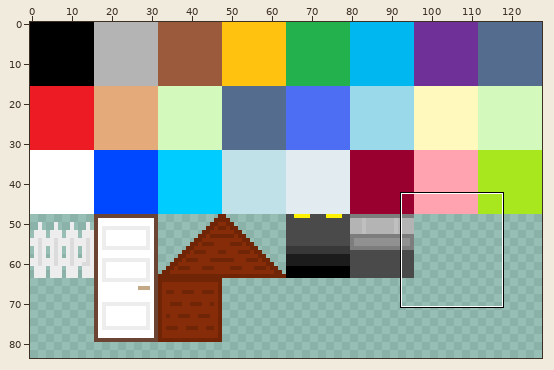
Sprite sheet, stored at global-colding/Backgrounds/color_blocks.png. The picture above shows the old version from afar; the outline marks the close-up.
Close-up. Before the commit:
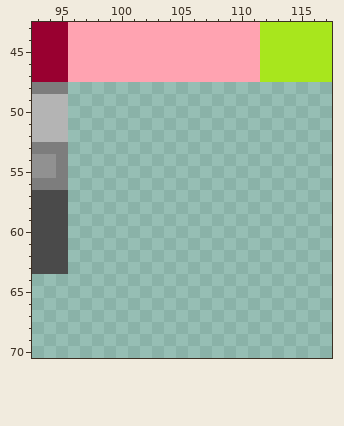
The file is 128x128 pixels. Pixels under 10% opacity are left out. Colours within 5 levels of each other are drawn and written as one. Shown: x 93..117, y 43..70. The wide view leaves out empty margins. The commit also changed other parts of the picture, which this record leaves out.
The same view after the edit:
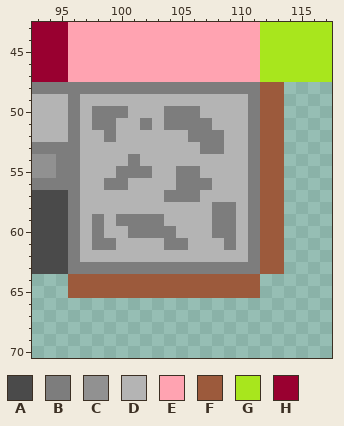
Palette (. is transparent): A #4a4a4a  B #7d7d7d  C #919191  D #b4b4b4  E #ffa3b1  F #9c5a3c  G #a8e61d  H #990030
Changes in this commit:
{"y":48,"x":96,"old":"..................","new":"BBBBBBBBBBBBBBBBFF"}
{"y":49,"x":96,"old":"..................","new":"BDDDDDDDDDDDDDDBFF"}
{"y":50,"x":96,"old":"..................","new":"BDBBBDDDBBBDDDDBFF"}
{"y":51,"x":96,"old":"..................","new":"BDBBDDBDBBBBDDDBFF"}
{"y":52,"x":96,"old":"..................","new":"BDDBDDDDDDBBBDDBFF"}
{"y":53,"x":96,"old":"..................","new":"BDDDDDDDDDDBBDDBFF"}
{"y":54,"x":96,"old":"..................","new":"BDDDDBDDDDDDDDDBFF"}
{"y":55,"x":96,"old":"..................","new":"BDDDBBBDDBBDDDDBFF"}
{"y":56,"x":96,"old":"..................","new":"BDDBBDDDDBBBDDDBFF"}
{"y":57,"x":96,"old":"..................","new":"BDDDDDDDBBBDDDDBFF"}
{"y":58,"x":96,"old":"..................","new":"BDDDDDDDDDDDBBDBFF"}
{"y":59,"x":96,"old":"..................","new":"BDBDBBBBDDDDBBDBFF"}
{"y":60,"x":96,"old":"..................","new":"BDBDDBBBBDDDBBDBFF"}
{"y":61,"x":96,"old":"..................","new":"BDBBDDDDBBDDDBDBFF"}
{"y":62,"x":96,"old":"..................","new":"BDDDDDDDDDDDDDDBFF"}
{"y":63,"x":96,"old":"..................","new":"BBBBBBBBBBBBBBBBFF"}
{"y":64,"x":96,"old":"................","new":"FFFFFFFFFFFFFFFF"}
{"y":65,"x":96,"old":"................","new":"FFFFFFFFFFFFFFFF"}
